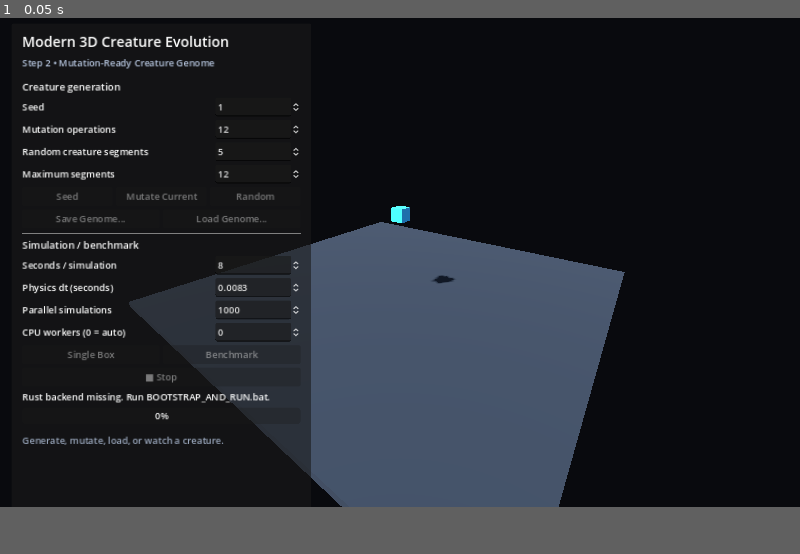
Above: before the commit, frame 1.
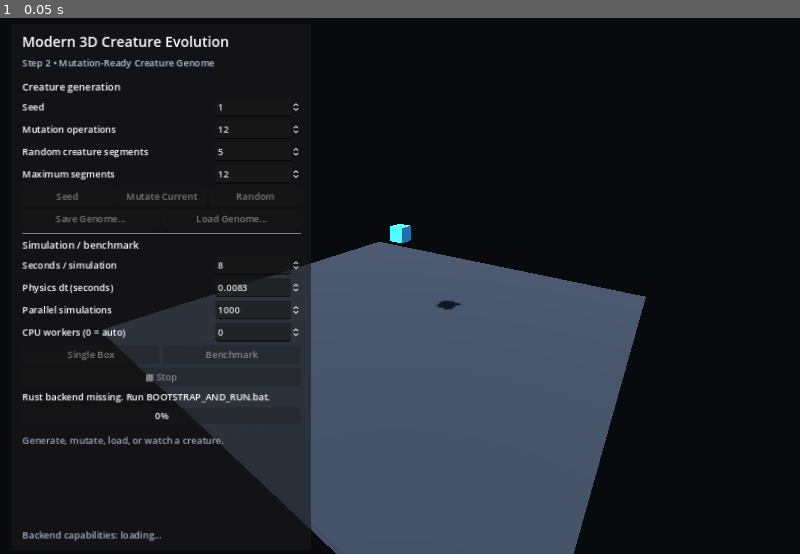
Above: after the commit, the same moment.

Repository: Quest79/Modern-3D-Creature-Evolution
Game: Godot game, scene res://main.tscn
Two runs of this game, one before a commit and one after it. Both use one fixed random seed, a clock stepped at 60 frames per second and the inputs below.
Inputs:
- Up to frame 1 (0.05 s): no input
The window is 800x494 before the commit and 800x541 after it. Grey fills any space a smaller window leaves; there, only what the larger window draws over its background counts as a difference.

The runs differ from the first frame. In frame 1, 8.9% of the frame differs, in the area x 2-81%, y 35-100%.

Commit message:
Expand Step 2 editor window

Diff:
--- a/apps/godot/project.godot
+++ b/apps/godot/project.godot
@@ -10,9 +10,9 @@
 [display]
 
 window/size/viewport_width=1360
-window/size/viewport_height=840
+window/size/viewport_height=920
 window/size/window_width_override=1360
-window/size/window_height_override=840
+window/size/window_height_override=920
 window/stretch/mode="canvas_items"
 
 [rendering]
